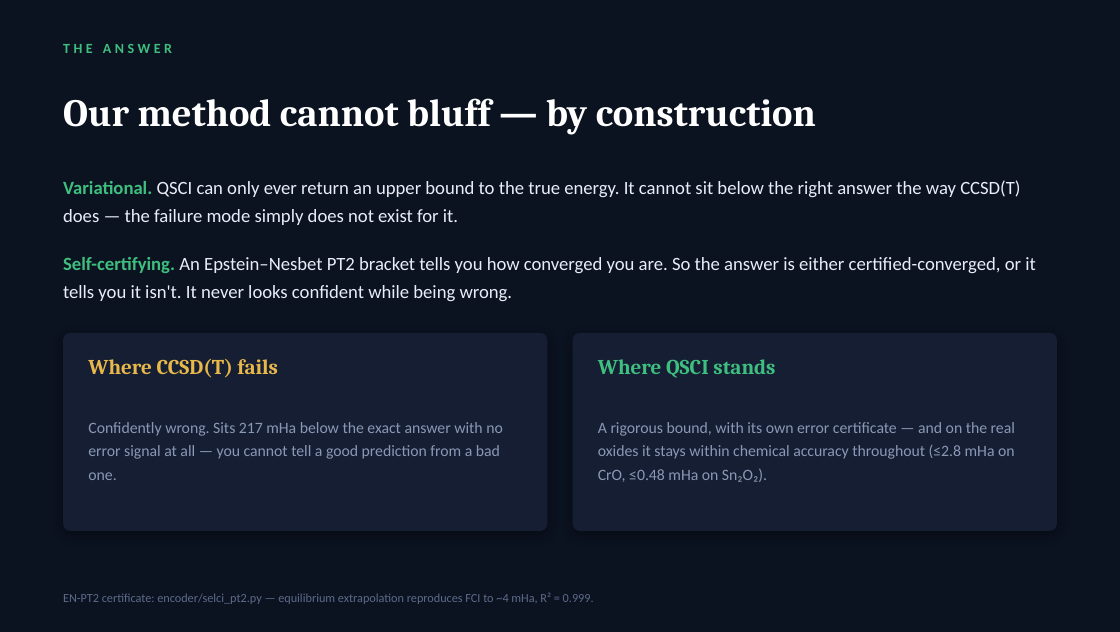
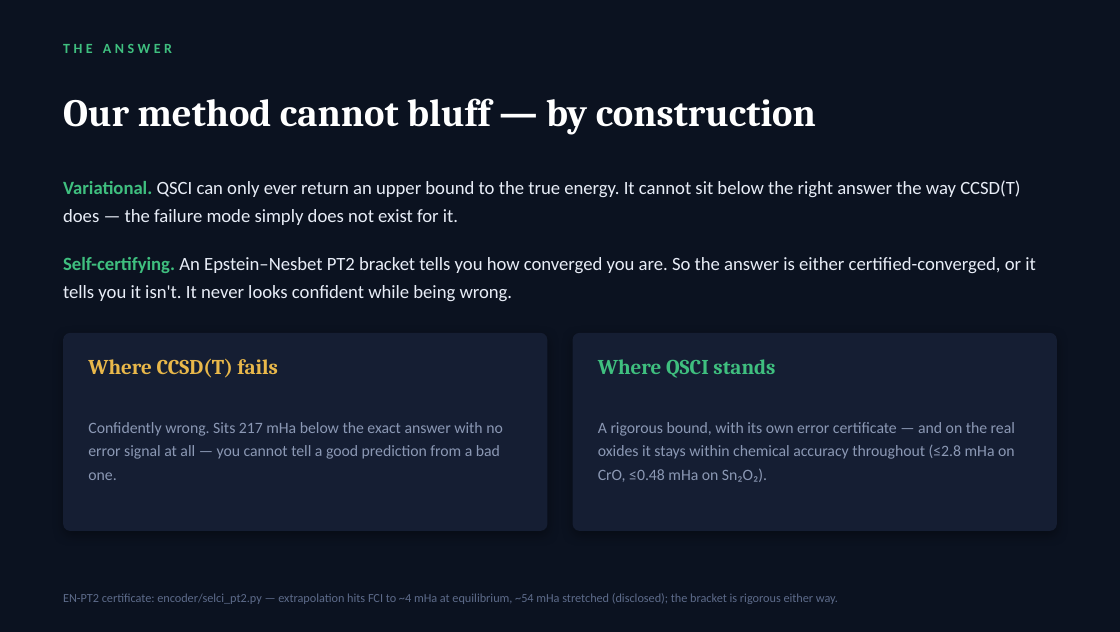
Before and after one commit to christianmetzl/potomac_advancedmaterials, a slide deck: slide 4 of paper/EIGENNEXUS_MATGENQ_Value_Story.pptx. Drawn at 1120x632 pixels with LibreOffice and Linux fonts; fonts in the diff are those of the drawing. Boxes give left, top, right and bottom in pixels: in the first picture for what was removed or moved away, otherwise in the second. Text is boxed around its words. In the diff, an @@ line names an element or a change of style, - is before the commit and + after.

```diff
--- a/paper/EIGENNEXUS_MATGENQ_Value_Story.pptx
+++ b/paper/EIGENNEXUS_MATGENQ_Value_Story.pptx
@@ text at <box>63,593,838,604</box>: text changed @@
-EN-PT2 certificate: encoder/selci_pt2.py — equilibrium extrapolation reproduces FCI to ~4 mHa, R² = 0.999.
+EN-PT2 certificate: encoder/selci_pt2.py — extrapolation hits FCI to ~4 mHa at equilibrium, ~54 mHa stretched (disclosed); the bracket is rigorous either way.
```
Also in this commit, not shown: 3 other slides changed, 11 other files.
